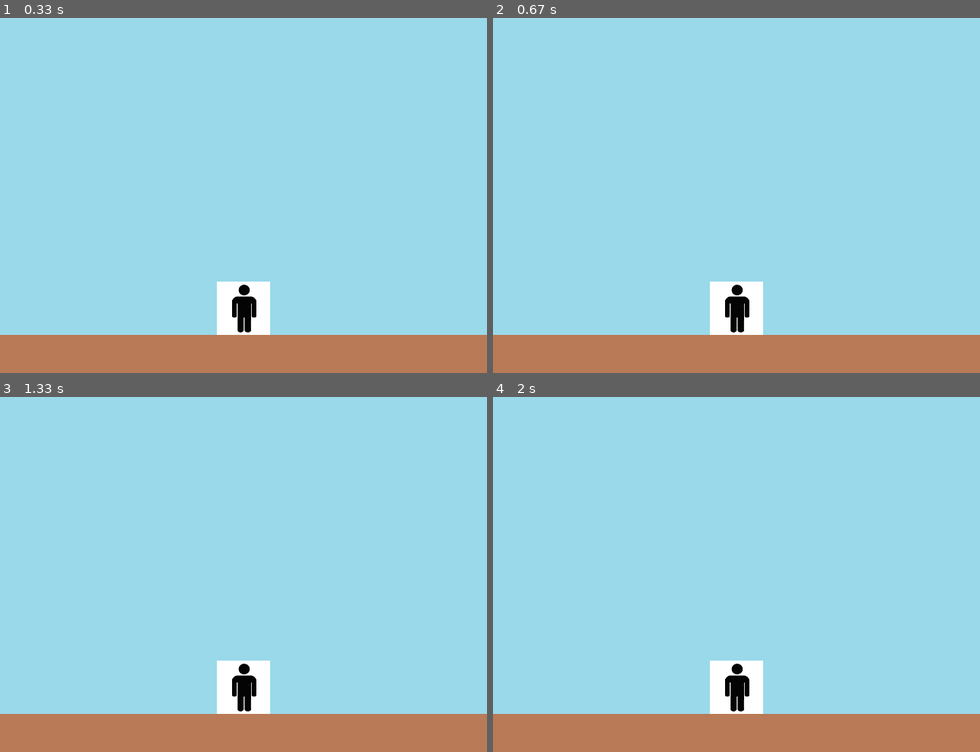
Above: before the commit, frames 1-4 (two rows, left to right).
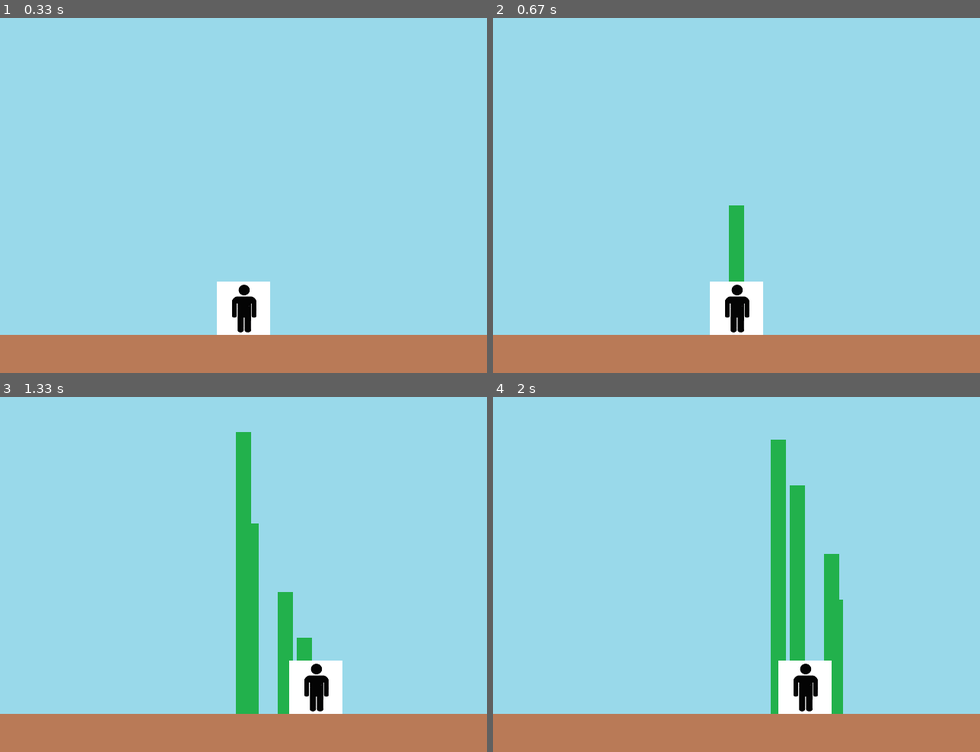
Above: after the commit, the same moments.

Repository: kyhyeok/python-game-pang
Game: pygame game, started from pangapng/main.py
Two runs of this game, one before a commit and one after it. Both use one fixed random seed, a clock stepped at 60 frames per second and the inputs below.
Inputs:
- Up to frame 1 (0.33 s): no input
- Up to frame 2 (0.67 s): tap Space at 0.33 s
- Up to frame 3 (1.33 s): hold Right 0.67-1.13 s; tap Space at 0.73, 1.03, 1.23 s; hold Right from 1.17 s (still down)
- Up to frame 4 (2 s): tap Space at 1.53, 1.73 s; release Right at 1.63 s; hold Left from 1.67 s (still down)

Frame 1 is identical in both runs. In frame 2, 0.7% of the frame differs, in the area x 48-52%, y 52-75%; in frame 3, 7.1%; in frame 4, 8.4%, in the area x 44-72%, y 12-90%.

Commit message:
무기와 키보드 이벤트

Diff:
--- a/pangapng/main.py
+++ b/pangapng/main.py
@@ -27,6 +27,17 @@
 character_x_position = (screen_width / 2) - (character_width / 2)
 character_y_position = screen_height - character_height - stage_height
 
+character_to_x = 0
+character_speed = 5
+
+weapon = pygame.image.load(os.path.join(image_path, "weapon.png"))
+weapon_size = weapon.get_rect().size
+weapon_width = weapon_size[0]
+
+weapons = []
+
+weapon_speed = 10
+
 running = True
 while running:
     dt = clock.tick(30)
@@ -35,7 +46,35 @@
         if event.type == pygame.QUIT:
             running = False
 
+        if event.type == pygame.KEYDOWN:
+            if event.key == pygame.K_LEFT:
+                character_to_x -= character_speed
+            elif event.key == pygame.K_RIGHT:
+                character_to_x += character_speed
+            elif event.key == pygame.K_SPACE:
+                weapon_x_position = character_x_position + (character_width / 2) - (weapon_width / 2)
+                weapon_y_position = character_y_position
+                weapons.append([weapon_x_position, weapon_y_position])
+
+        if event.type == pygame.KEYUP:
+            if event.key == pygame.K_LEFT or event.key == pygame.K_RIGHT:
+                character_to_x = 0
+
+    character_x_position += character_to_x
+
+    if character_x_position < 0:
+        character_to_x = 0
+    elif character_x_position > screen_width - character_width:
+        character_x_position = screen_width - character_width
+
+    weapons = [[weapon[0], weapon[1] - weapon_speed] for weapon in weapons]
+    weapons = [[weapon[0], weapon[1] ] for weapon in weapons if weapon[1] > 0]
+
     screen.blit(background, (0, 0))
+
+    for weapon_x_position, weapon_y_position in weapons:
+        screen.blit(weapon, (weapon_x_position, weapon_y_position))
+
     screen.blit(stage, (0, screen_height - stage_height))
     screen.blit(character, (character_x_position, character_y_position))
 
